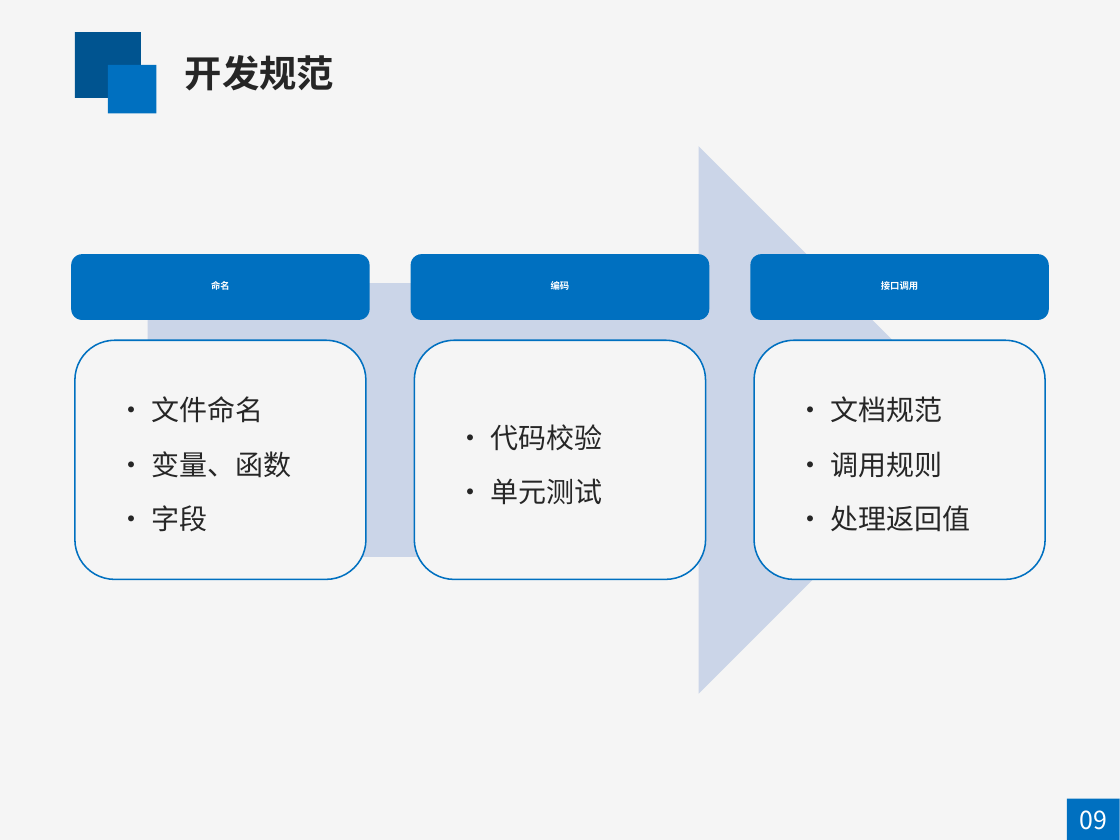
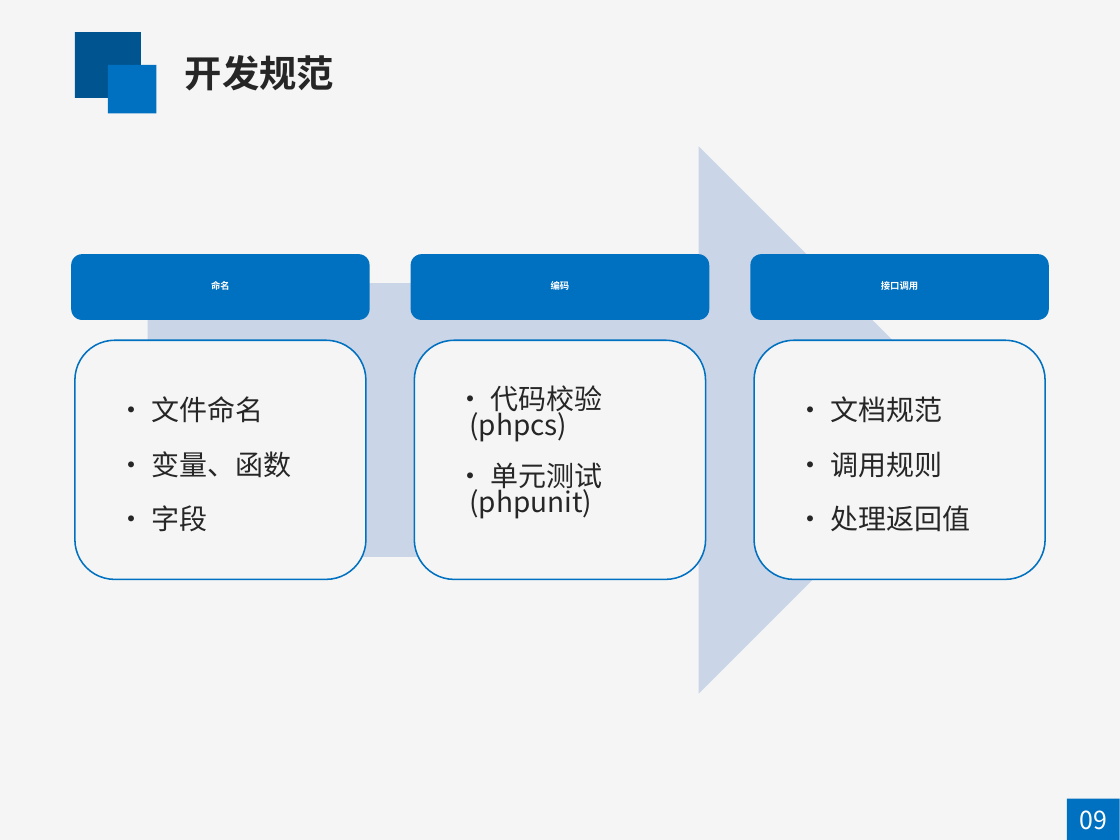
Before and after one commit to uglyboyhans/shopping, a slide deck: slide 9 of ppt.ppt. Drawn at 1120x840 pixels with LibreOffice and Linux fonts; fonts in the diff are those of the drawing. Boxes give left, top, right and bottom in pixels: in the first picture for what was removed or moved away, otherwise in the second. Text is boxed around its words. In the diff, an @@ line names an element or a change of style, - is before the commit and + after.

```diff
--- a/ppt.ppt
+++ b/ppt.ppt
@@ text in rounded rectangle at [491, 385, 603, 494]: line spacing 1.25 to 8.6pt @@
@@ text in rounded rectangle at [469, 407, 567, 442]: paragraph added @@
+(phpcs)
@@ text in rounded rectangle at [469, 484, 592, 519]: paragraph added @@
+(phpunit)
```
Also in this commit, not shown: 3 other slides changed, 1 slide removed.
